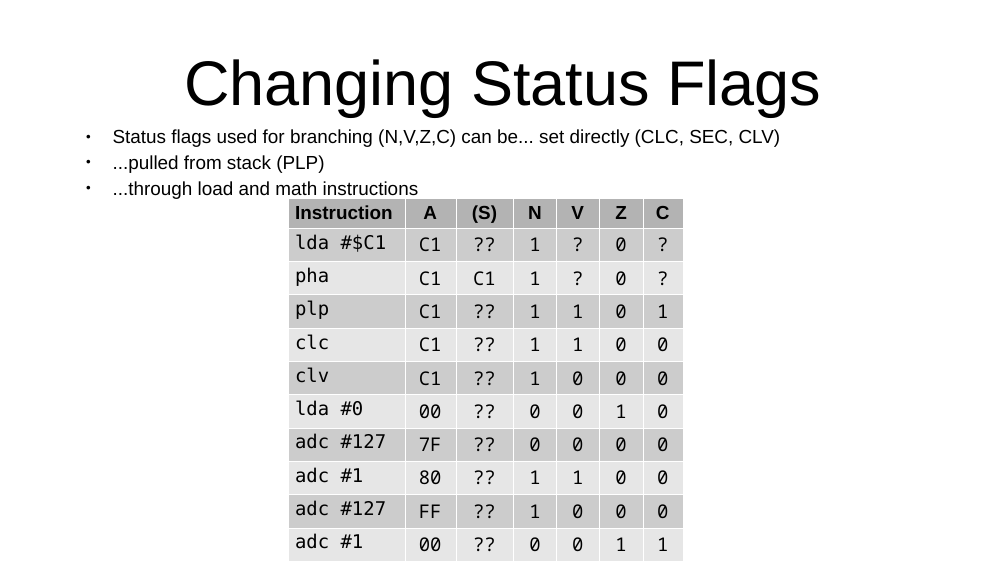
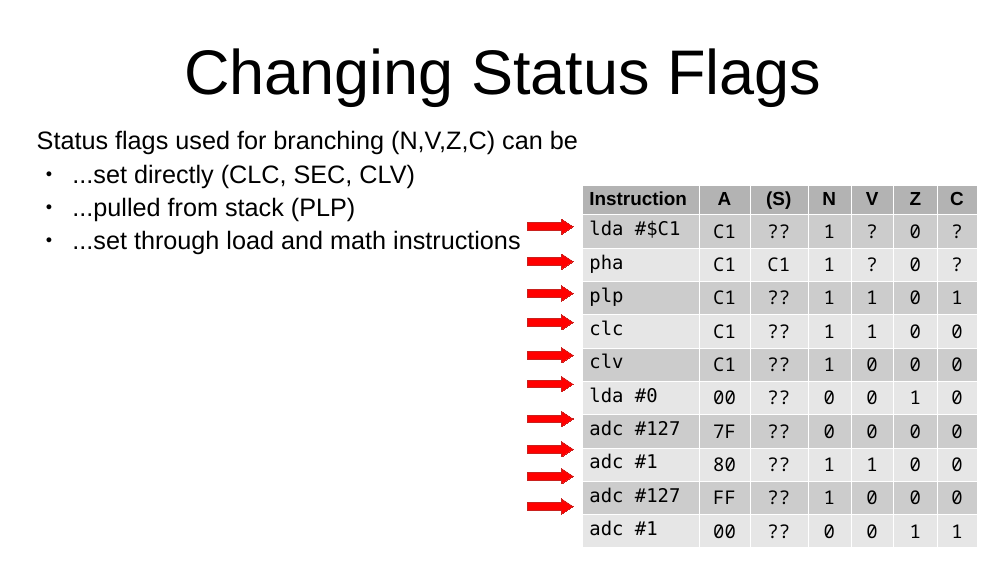
Before and after one commit to SlithyMatt/x16-assembly-tutorial, a slide deck: slide 6 of Lesson3/Lesson3.odp. Drawn at 1008x567 pixels with LibreOffice and Linux fonts; fonts in the diff are those of the drawing. Boxes give left, top, right and bottom in pixels: in the first picture for what was removed or moved away, otherwise in the second. Text is boxed around its words. In the diff, an @@ line names an element or a change of style, - is before the commit and + after.

```diff
--- a/Lesson3/Lesson3.odp
+++ b/Lesson3/Lesson3.odp
@@ title "Changing Status Flags": place and size @@
-title "Changing Status Flags" at [184, 59, 821, 116]
+title "Changing Status Flags" at [184, 48, 821, 105]
@@ text "Status flags used for branching ...": place and size @@
-text "Status flags used for branching ..." at [113, 129, 781, 199]
+text "Status flags used for branching ..." at [37, 130, 578, 255]
@@ text at [37, 130, 578, 188]: text changed; size 18 to 24 pt @@
-● Status flags used for branching (N,V,Z,C) can be... set directly (CLC, SEC, CLV)
+Status flags used for branching (N,V,Z,C) can be
+● ...set directly (CLC, SEC, CLV)
@@ text at [72, 197, 355, 222]: size 18 to 24 pt in "...pulled from stack (PLP)" @@
@@ table: place and size @@
-table at [287, 199, 681, 555]
+table at [582, 185, 976, 542]
@@ text at [72, 230, 520, 255]: text changed; size 18 to 24 pt @@
-● ...through load and math instructions
+● ...set through load and math instructions
@@ right arrow added at [528, 219, 573, 234], fill #FF0000, outline #C9211E 0 pt @@
@@ right arrow added at [528, 254, 573, 269], fill #FF0000, outline #C9211E 0 pt @@
@@ right arrow added at [528, 286, 573, 301], fill #FF0000, outline #C9211E 0 pt @@
@@ right arrow added at [528, 315, 573, 330], fill #FF0000, outline #C9211E 0 pt @@
@@ right arrow added at [528, 348, 573, 363], fill #FF0000, outline #C9211E 0 pt @@
@@ right arrow added at [528, 377, 573, 392], fill #FF0000, outline #C9211E 0 pt @@
@@ right arrow added at [528, 411, 573, 426], fill #FF0000, outline #C9211E 0 pt @@
@@ right arrow added at [528, 442, 573, 457], fill #FF0000, outline #C9211E 0 pt @@
@@ right arrow added at [528, 469, 573, 484], fill #FF0000, outline #C9211E 0 pt @@
@@ right arrow added at [528, 499, 573, 514], fill #FF0000, outline #C9211E 0 pt @@
```
Also in this commit, not shown: 6 other slides changed, 2 slides added, 4 slides removed, 2 other files.
